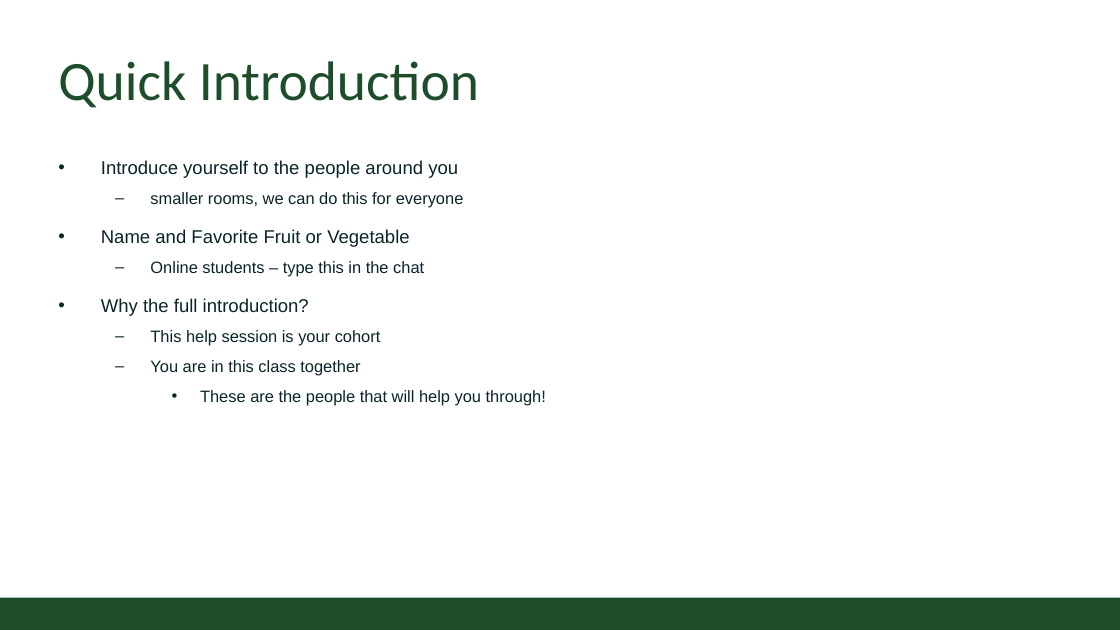
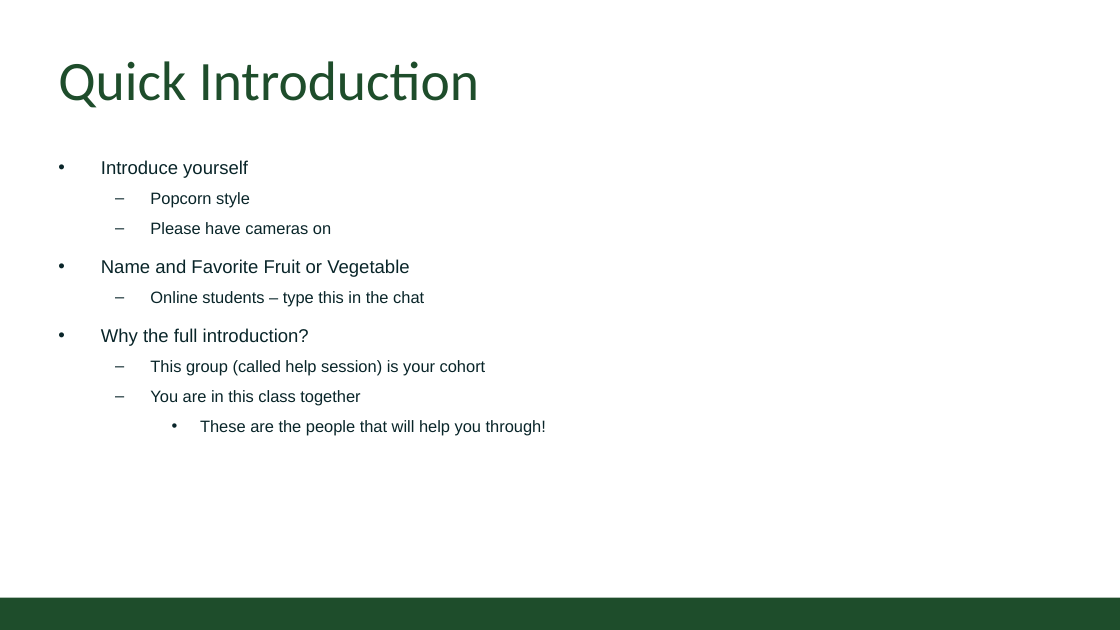
Before and after one commit to CSU-CS150/handouts, a slide deck: slide 2 of helpsessions/week1/format.pptx. Drawn at 1120x630 pixels with LibreOffice and Linux fonts; fonts in the diff are those of the drawing; background and template pictures are left out. Boxes give left, top, right and bottom in pixels: in the first picture for what was removed or moved away, otherwise in the second. Text is boxed around its words. In the diff, an @@ line names an element or a change of style, - is before the commit and + after.

```diff
--- a/helpsessions/week1/format.pptx
+++ b/helpsessions/week1/format.pptx
@@ text at [101,160,331,234]: text changed; size 18 to 16 pt @@
-• Introduce yourself to the people around you
-  – smaller rooms, we can do this for everyone
+• Introduce yourself
+  – Popcorn style
+  – Please have cameras on
@@ text at [150,360,486,376]: text changed @@
-  – This help session is your cohort
+  – This group (called help session) is your cohort
```
Also in this commit, not shown: 6 other slides changed, 2 slides removed.
